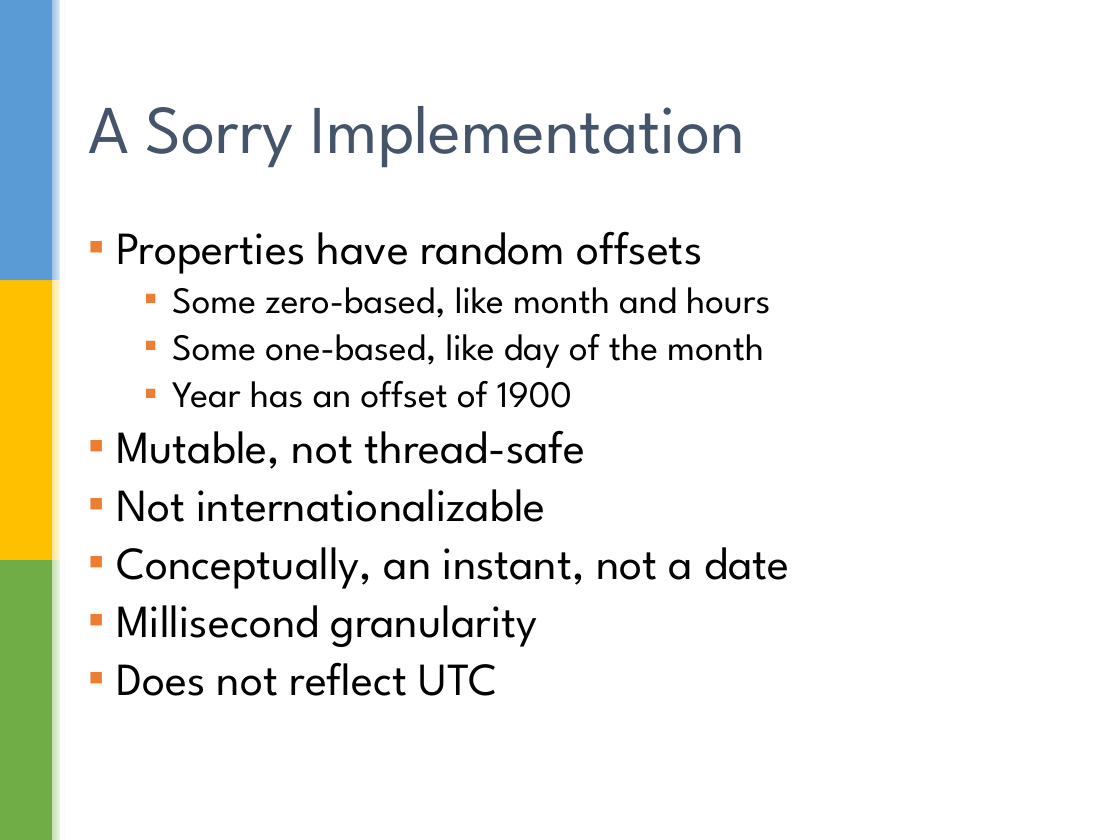
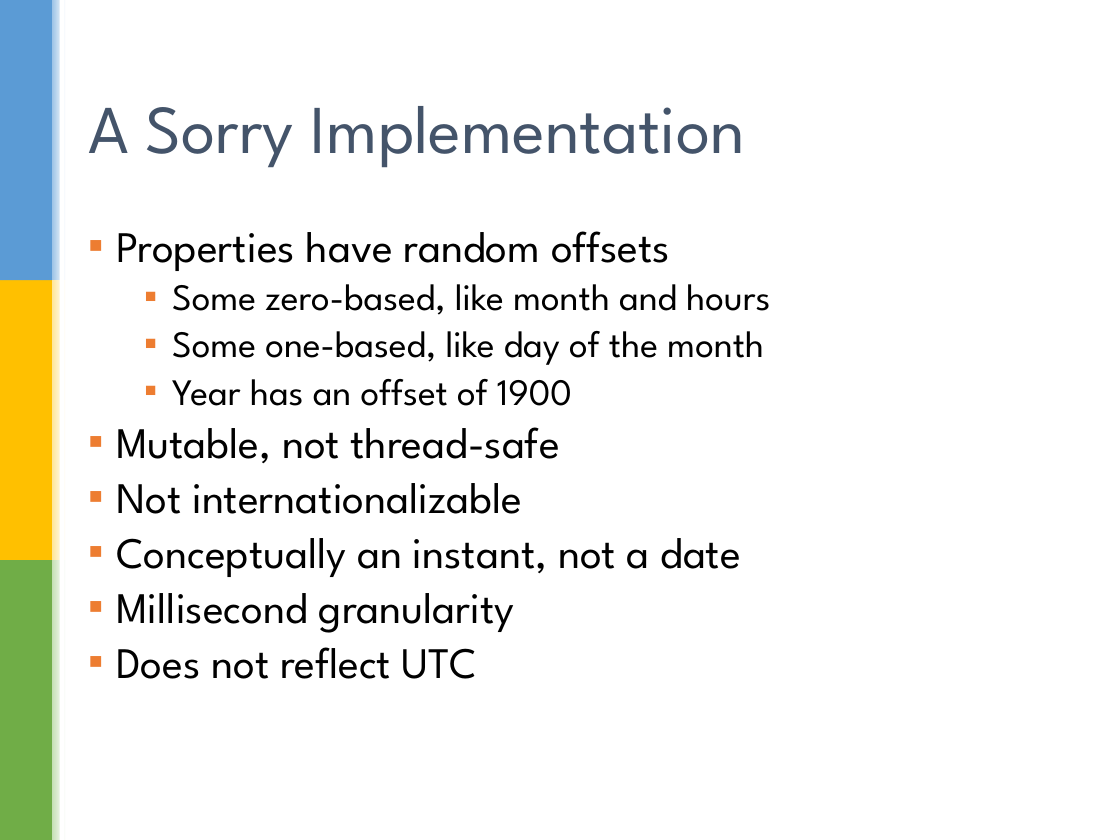
Before and after one commit to sualeh/make-a-date, a slide deck: slide 4 of Java 8 Date and Time API.pptx (slide 3 before the commit). Drawn at 1120x840 pixels with LibreOffice and Linux fonts; fonts in the diff are those of the drawing; background and template pictures are left out. Boxes give left, top, right and bottom in pixels: in the first picture for what was removed or moved away, otherwise in the second. Text is boxed around its words. In the diff, an @@ line names an element or a change of style, - is before the commit and + after.

Commit message:
Font size changes, and tweaks

```diff
--- a/Java 8 Date and Time API.pptx
+++ b/Java 8 Date and Time API.pptx
@@ text at box(116, 231, 770, 679): size 29.6 to 28 pt in "Properties have random offsets", "Mutable, not thread-safe", "Not internationalizable", "Millisecond granularity" and 1 more places; size 24.1 to 24 pt in "Some zero-based, like month and hours", "Some one-based, like day of the month", "Year has an offset of 1900" @@
@@ text at box(116, 538, 740, 577): text changed; size 29.6 to 28 pt @@
-▪ Conceptually, an instant, not a date
+▪ Conceptually an instant, not a date
```
Also in this commit, not shown: 31 other slides changed, 1 slide added.
